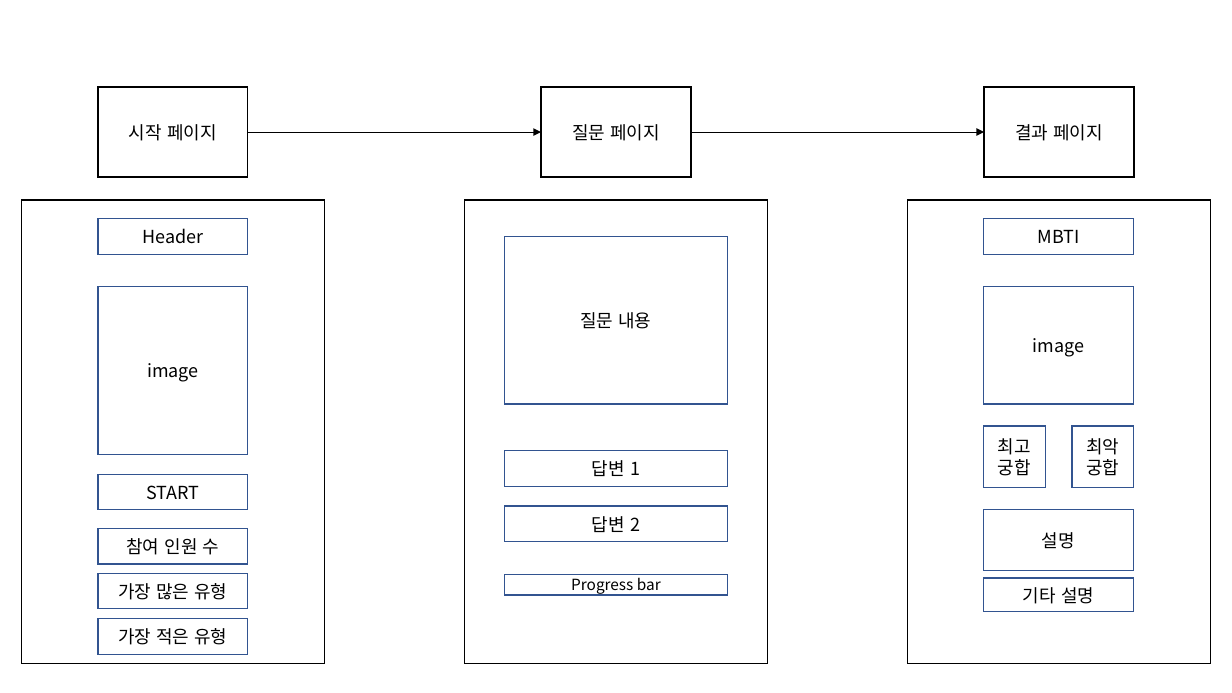
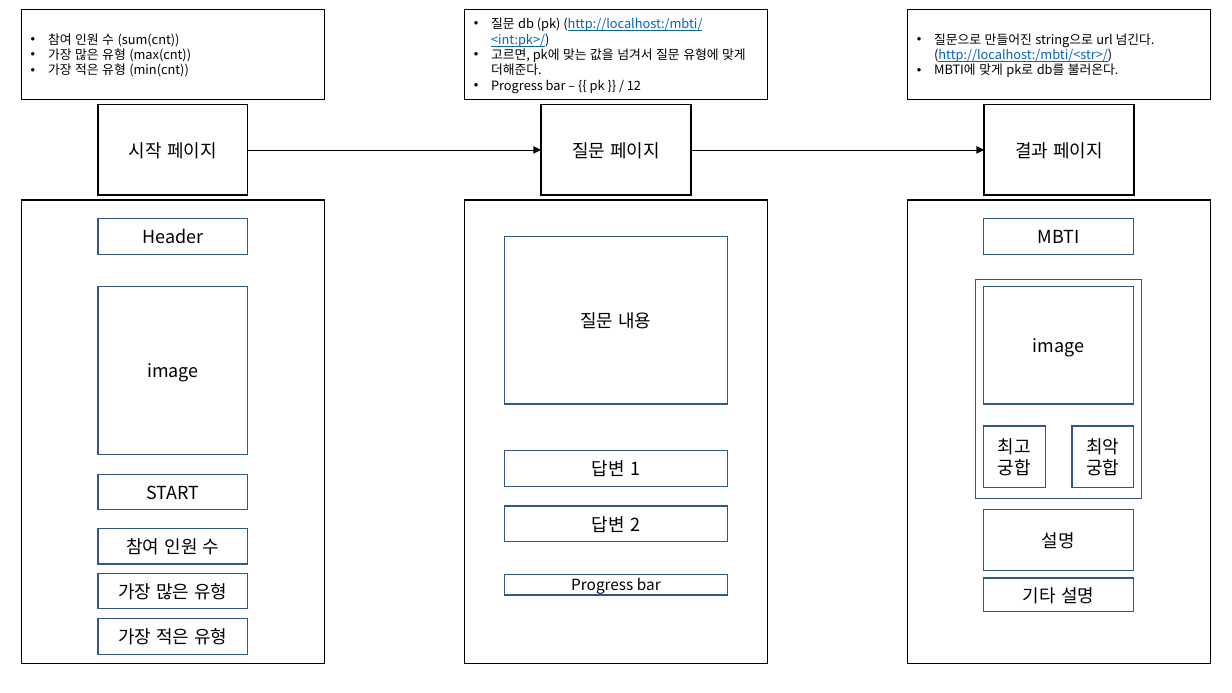
Before and after one commit to terrykim96/TIL, a slide deck: slide 1 of SideProject/MBTI/side_project_flowmap.pptx. Drawn at 1232x693 pixels with LibreOffice and Linux fonts; fonts in the diff are those of the drawing. Boxes give left, top, right and bottom in pixels: in the first picture for what was removed or moved away, otherwise in the second. Text is boxed around its words. In the diff, an @@ line names an element or a change of style, - is before the commit and + after.

```diff
--- a/SideProject/MBTI/side_project_flowmap.pptx
+++ b/SideProject/MBTI/side_project_flowmap.pptx
@@ rectangle added at [21, 9, 324, 100], fill #FFFFFF, outline #000000 1 pt, 10 pt, text #000000 @@
+• 참여 인원 수 (sum(cnt))
+• 가장 많은 유형 (max(cnt))
+• 가장 적은 유형 (min(cnt))
@@ rectangle added at [465, 9, 768, 100], fill #FFFFFF, outline #000000 1 pt, 10 pt, text #000000 @@
+• 질문 db (pk) (http://localhost:/mbti/<int:pk>/)
+• 고르면, pk에 맞는 값을 넘겨서 질문 유형에 맞게 더해준다.
+• Progress bar – {{ pk }} / 12
@@ rectangle added at [908, 9, 1211, 100], fill #FFFFFF, outline #000000 1 pt, 10 pt, text #000000 @@
+• 질문으로 만들어진 string으로 url 넘긴다. (http://localhost:/mbti/<str>/)
+• MBTI에 맞게 pk로 db를 불러온다.
@@ 3 rectangles: place and size @@
-3 rectangles at [98, 87, 1134, 177]
+3 rectangles at [98, 104, 1134, 195]
@@ arrow moved from (248, 132) - (542, 132) to (248, 150) - (542, 150) @@
@@ arrow moved from (691, 132) - (984, 132) to (691, 150) - (984, 150) @@
@@ rectangle added at [976, 280, 1142, 499], outline #325491 1 pt @@
```
Also in this commit, not shown: 16 other files.
